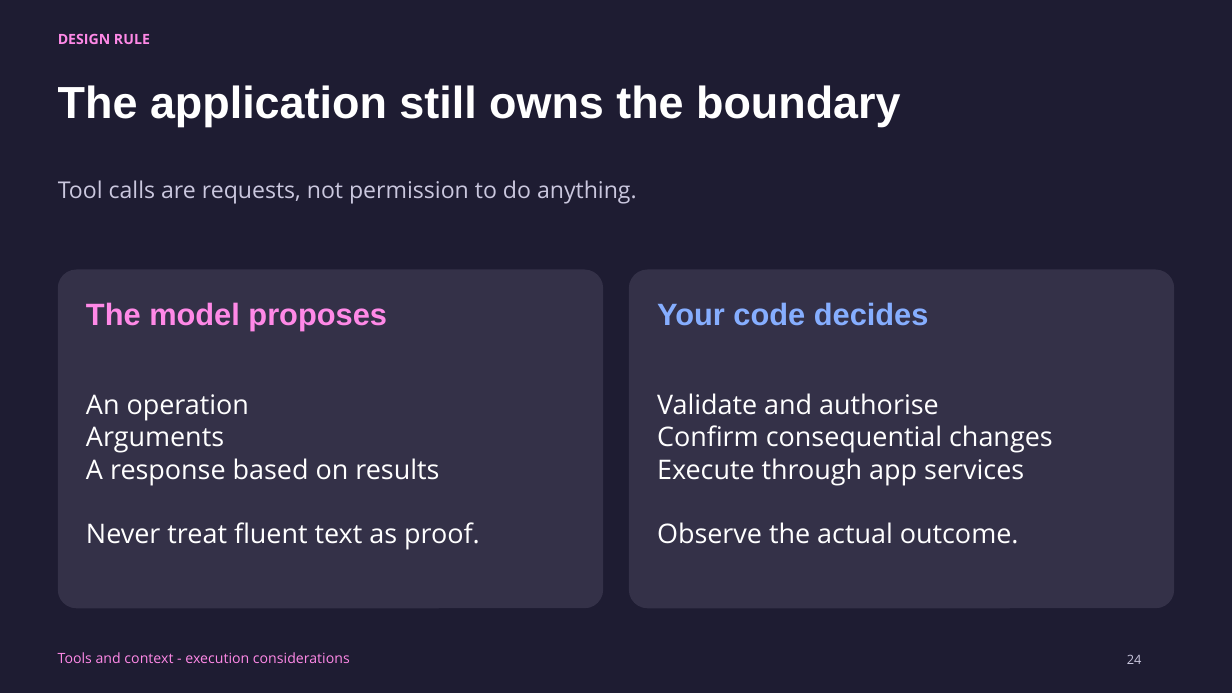
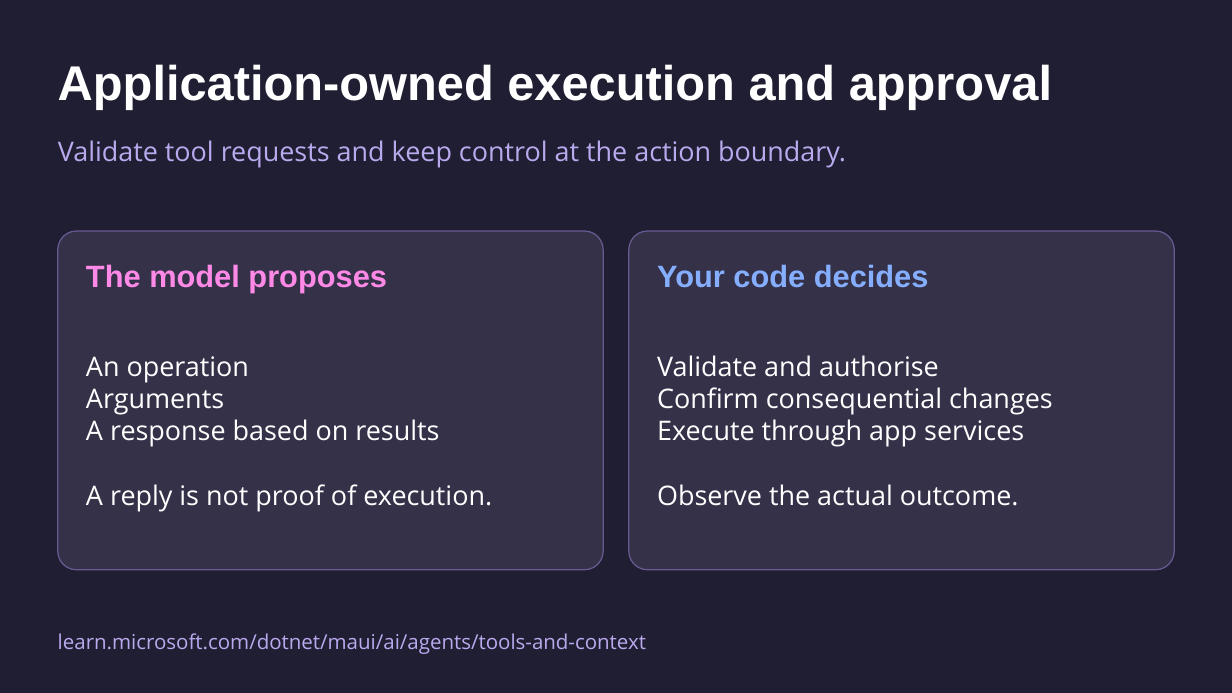
Before and after one commit to mattleibow/dotnetconf2026, a slide deck: slide 23 of slides.pptx (slide 24 before the commit). Drawn at 1232x693 pixels with LibreOffice and Linux fonts; fonts in the diff are those of the drawing. Boxes give left, top, right and bottom in pixels: in the first picture for what was removed or moved away, otherwise in the second. Text is boxed around its words. In the diff, an @@ line names an element or a change of style, - is before the commit and + after.

```diff
--- a/slides.pptx
+++ b/slides.pptx
@@ background #1E1C32 to #1F1E32 @@
@@ text removed at (58, 33, 150, 44) @@
-DESIGN RULE
@@ text at (58, 64, 1052, 109): text changed; size 35 to 38 pt @@
-The application still owns the boundary
+Application-owned execution and approval
@@ text at (58, 140, 846, 168): text changed; size 18 to 21 pt; text colour #CAC7DE to #B9AAEE @@
-Tool calls are requests, not permission to do anything.
+Validate tool requests and keep control at the action boundary.
@@ rounded rectangle at (57, 231, 603, 570): outline none to #665A91 1 pt @@
@@ 4 texts, 2 rounded rectangles: place and size @@
-4 texts, 2 rounded rectangles at (57, 270, 1175, 609)
+4 texts, 2 rounded rectangles at (57, 231, 1175, 570)
@@ rounded rectangle at (629, 231, 1175, 570): outline none to #665A91 1 pt @@
@@ text at (86, 484, 492, 512): text changed @@
-Never treat fluent text as proof.
+A reply is not proof of execution.
@@ text at (58, 633, 646, 654): text changed; size 11 to 16 pt; text colour #FF89E7 to #B9AAEE @@
-Tools and context - execution considerations
+learn.microsoft.com/dotnet/maui/ai/agents/tools-and-context
@@ text removed at (1127, 654, 1142, 664) @@
-24
```
Also in this commit, not shown: 26 other slides changed, 8 slides added, 6 slides removed.
